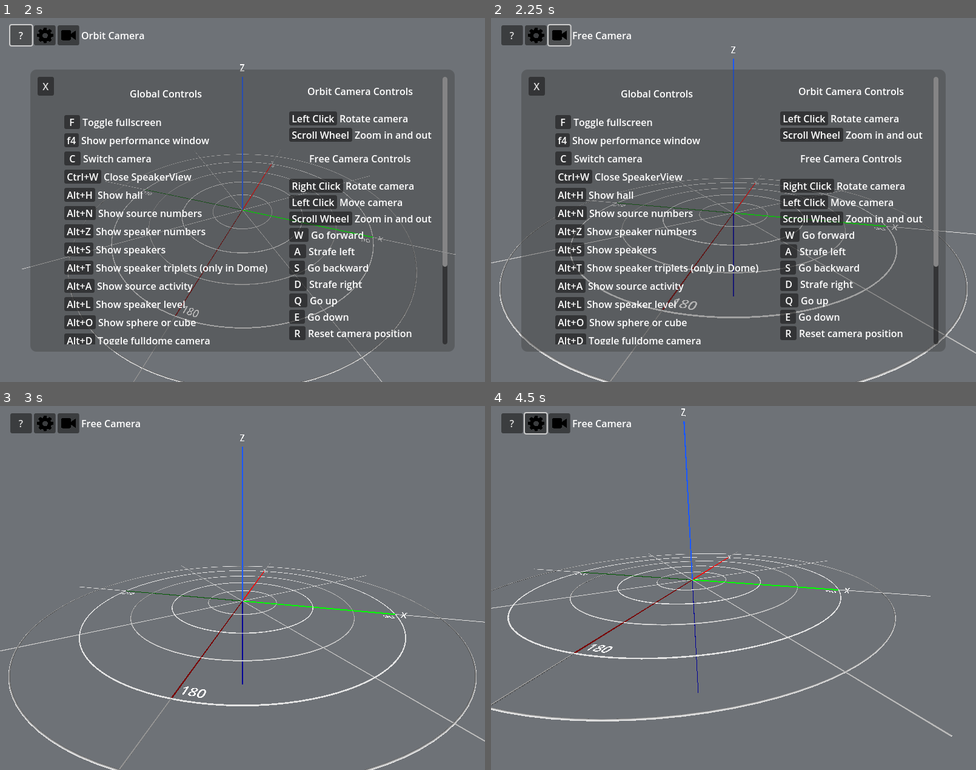
Above: before the commit, frames 1-4 (two rows, left to right).
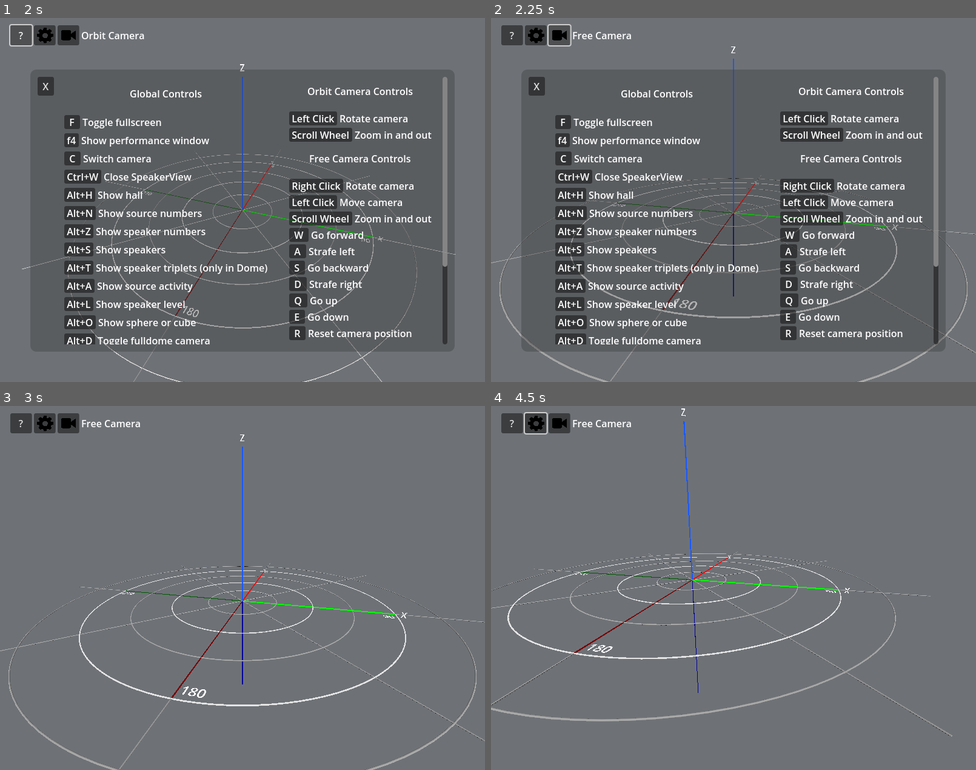
Above: after the commit, the same moments.

Repository: GRIS-UdeM/SpeakerView
Game: Godot game, scene res://scenes/speakerview.tscn
The game is run twice, just before and just after one commit, with the same random seed, the same clock (stepped at 60 frames per second) and the same inputs.
Inputs (mouse positions are in pixels of both pictures, inside the frame that each line leads up to):
- Up to frame 1 (2 s): click "Ok !" at 0.5 s; click "?" at 1.25 s
- Up to frame 2 (2.25 s): click (558, 36) at 2 s
- Up to frame 3 (3 s): click "X" at 2.75 s
- Up to frame 4 (4.5 s): click (534, 424) at 3.5 s; tap Enter at 4.25 s; move the mouse to (840, 569) at 4.27 s; hold D from 4.28 s (still down); tap Q at 4.35 s; click (840, 569) at 4.42 s

Frame 1 is identical in both runs. In frame 2, 0.5% of the frame differs, in the area x 0-100%, y 44-100%; in frame 3, 0.8%; in frame 4, 1.0%, in the area x 0-96%, y 40-91%.

Commit message:
fix fulldome camera's viewport taking over the main viewport when looking up

Diff:
--- a/scripts/SpeakerView.gd
+++ b/scripts/SpeakerView.gd
@@ -146,7 +146,6 @@
 
 func _process(_delta):
 #	$FrameRate.text = str("FPS : ", Engine.get_frames_per_second())
-
 	if window_position != get_viewport().position or window_size != get_viewport().size:
 		window_position = get_viewport().position
 		window_size = get_viewport().size
@@ -165,6 +164,10 @@
 var last_active_camera = %OrbitCamera
 
 func switch_to_camera(camera):
+	# corrects a strange bug where the fulldome camera's subviewport
+	# takes over the main viewport when the other cameras are lookin up.
+	# This is probably an engine bug and also happens in godot 4.3.
+	%FulldomeCamera.visible = false
 	if camera == %OrbitCamera:
 		%OrbitCamera.current = true
 		%CurrentCameraName.text = "Orbit Camera"
@@ -174,6 +177,7 @@
 		%CurrentCameraName.text = "Free Camera"
 		last_active_camera = %FreeCamera
 	elif camera == %FulldomeCamera:
+		%FulldomeCamera.visible = true
 		%FulldomeCamera.current = true
 		%CurrentCameraName.text = %FulldomeCamera.get_status_string()
 		# Never set fulldome as the last_active_camera.
